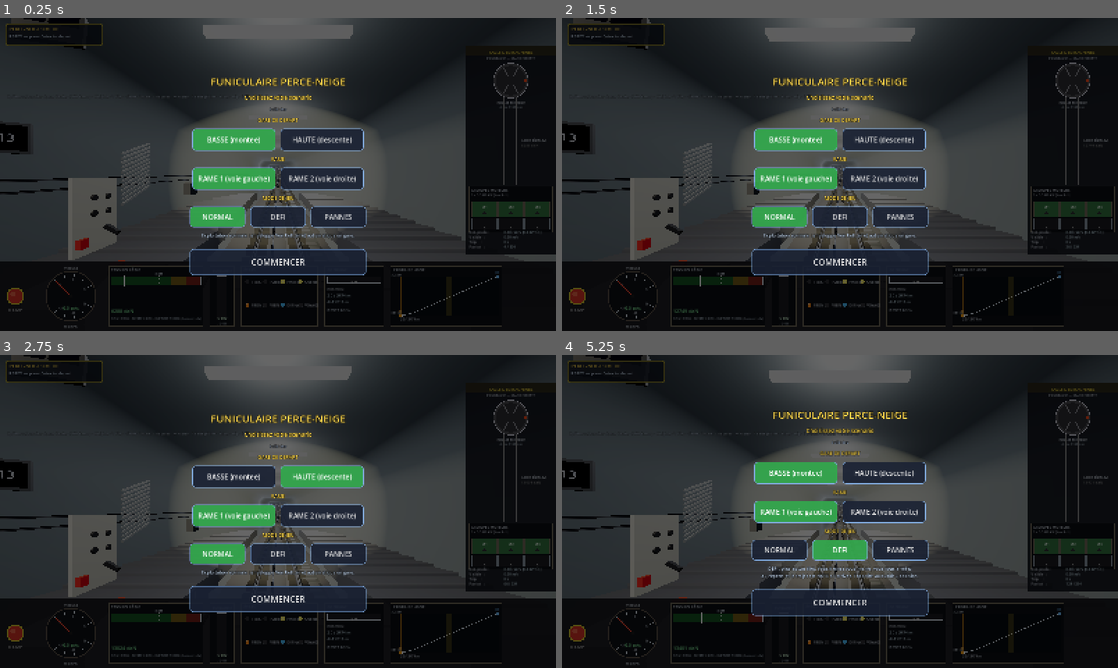
Above: before the commit, frames 1-4 (two rows, left to right).
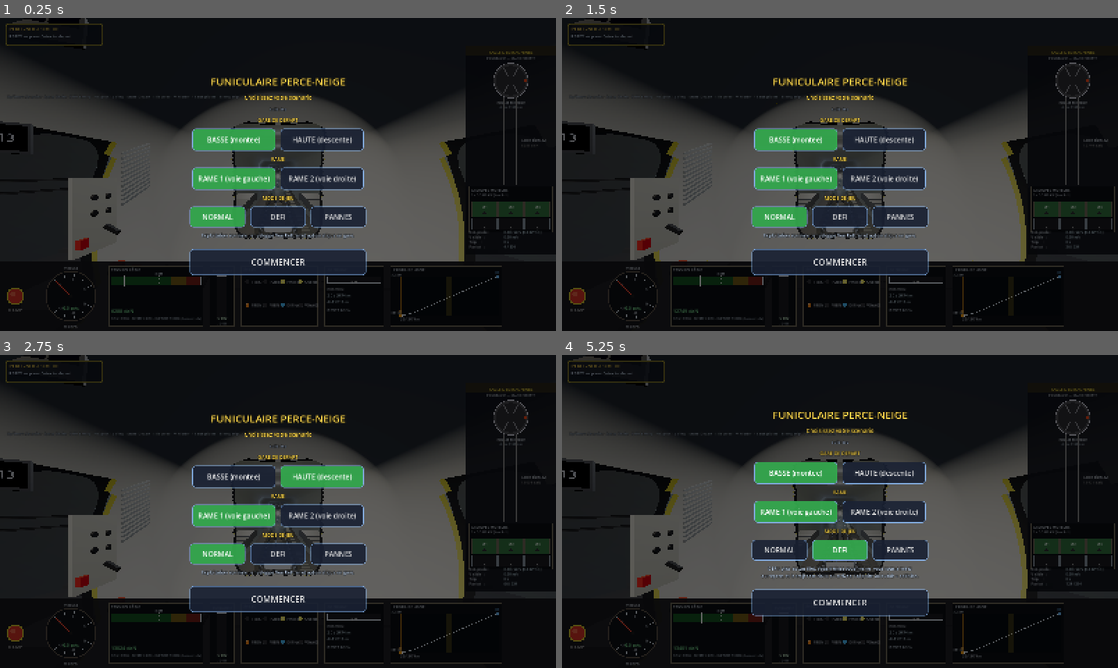
Above: after the commit, the same moments.

Repository: ARP273-ROSE/perce-neige-sim
Game: Godot game, scene res://scenes/main.tscn
Two runs of this game, one before a commit and one after it. Both use one fixed random seed, a clock stepped at 60 frames per second and the inputs below. Sound files missing from this copy of the repository are replaced by a short silence.
Inputs:
- Up to frame 1 (0.25 s): no input
- Up to frame 2 (1.5 s): click "NORMAL" at 0.5 s; click "NORMAL" at 1.25 s
- Up to frame 3 (2.75 s): click "BASSE (montee)" at 2 s
- Up to frame 4 (5.25 s): click "HAUTE (descente)" at 2.75 s; click "RAME 1 (voie gauche)" at 3.5 s; click "RAME 2 (voie droite)" at 4.25 s; click "DEFI" at 5 s

The runs differ from the first frame. In frame 1, 24% of the frame differs, in the area x 0-100%, y 0-78%; in frame 2, 24%; in frame 3, 24%; in frame 4, 24%.

Commit message:
Le cockpit enfin dans la rame : doublure interieure, pare-brise clair, gradins
En vue cabine, la coque n'etait pas dessinee : on voyait le tunnel de
tous cotes, sans montants, sans encadrement de pare-brise, sans hublots.
Elle reste maintenant visible, avec une doublure interieure creme (tube
et calotte, 5 cm en retrait) percee aux hublots, au pare-brise et aux
baies de portes - les vantaux fermes se voient de l'interieur, les
hublots donnent sur le tunnel. Pare-brise quasi clair pour la cabine
pilotee.

Plancher en gradins (video cabine) : un palier horizontal par cerceau sur
la pente moyenne de 26,5 %, contremarches alu de 35 cm ; sieges,
passagers, potelets et siege conducteur poses sur leur palier.

Diff:
--- a/godot_project/scripts/cabin.gd
+++ b/godot_project/scripts/cabin.gd
@@ -218,9 +218,10 @@
 	floor_mat.metallic_specular = 0.4
 	floor_mat.uv1_scale = Vector3(8.0, 16.0, 1.0)
 
-	# Plancher au niveau des quais-escaliers (TrainBodyBuilder.Y_FLOOR),
+	# Plancher EN GRADINS (vidéo cabine f_001/f_002 : une marche de ~35 cm
+	# par cerceau, paliers horizontaux sur la pente moyenne de 26,5 %),
 	# scindé par voiture pour suivre l'articulation.
-	_add_interior_box(floor_mat, 2.40, 0.05, TrainBodyBuilder.Y_FLOOR, z_front, z_rear, "InteriorFloor")
+	_build_stepped_floor(floor_mat, z_front, z_rear)
 
 	# Plafond cabine — surface plate visible quand on lève les yeux
 	var ceil_mat: StandardMaterial3D = StandardMaterial3D.new()
@@ -240,6 +241,68 @@
 
 	var led_z_rear: float = train_length * 0.5 * 0.92
 	_add_interior_box(led_mat, 0.25, 0.04, 1.42, z_front_ceil, led_z_rear, "InteriorLEDStrip")
+
+
+const FLOOR_GRADE: float = 0.265   # pente moyenne : les paliers sont horizontaux dessus
+
+
+## Centre (repère rame) du cerceau k de la voiture idx, et bornes de sa dalle.
+func _panel_center(idx: int, k: int) -> float:
+	var car_len: float = train_length / float(car_count)
+	var z_c: float = (float(idx) - (car_count - 1) * 0.5) * car_len
+	var z_a: float = -car_len * 0.5 + (TrainBodyBuilder.CAP_LEN if idx == 0 else TrainBodyBuilder.GAP * 0.5)
+	var pitch: float = TrainBodyBuilder.PANEL_L + TrainBodyBuilder.RIB_W
+	return z_c + z_a + TrainBodyBuilder.END_BLANK + TrainBodyBuilder.RIB_W + pitch * float(k) \
+		+ TrainBodyBuilder.PANEL_L * 0.5
+
+
+## Hauteur du plancher (repère rame) à l'abscisse z : palier du cerceau
+## contenant z, horizontal sur la pente moyenne (monte vers l'arrière +Z
+## dans le repère de la voiture, qui a le nez en l'air).
+func _floor_y_at(z: float) -> float:
+	var car_len: float = train_length / float(car_count)
+	var idx: int = clampi(int(floor((z + train_length * 0.5) / car_len)), 0, car_count - 1)
+	var pitch: float = TrainBodyBuilder.PANEL_L + TrainBodyBuilder.RIB_W
+	var k: int = clampi(int(round((z - _panel_center(idx, 0)) / pitch)), 0, 9)
+	return TrainBodyBuilder.Y_FLOOR + (z - _panel_center(idx, k)) * FLOOR_GRADE
+
+
+func _build_stepped_floor(mat: StandardMaterial3D, z_front: float, z_rear: float) -> void:
+	var pitch: float = TrainBodyBuilder.PANEL_L + TrainBodyBuilder.RIB_W
+	var tilt: float = -atan(FLOOR_GRADE)
+	var riser_mat: StandardMaterial3D = StandardMaterial3D.new()
+	riser_mat.albedo_color = Color(0.55, 0.55, 0.57)   # nez de marche alu
+	riser_mat.roughness = 0.4
+	riser_mat.metallic = 0.5
+	for idx in range(car_count):
+		var car_len: float = train_length / float(car_count)
+		var z_c: float = (float(idx) - (car_count - 1) * 0.5) * car_len
+		for k in range(10):
+			var zc: float = _panel_center(idx, k)
+			if zc + pitch * 0.5 < z_front or zc - pitch * 0.5 > z_rear:
+				continue
+			var land: MeshInstance3D = MeshInstance3D.new()
+			var lm: BoxMesh = BoxMesh.new()
+			lm.size = Vector3(2.40, 0.05, pitch)
+			lm.material = mat
+			land.mesh = lm
+			land.cast_shadow = GeometryInstance3D.SHADOW_CASTING_SETTING_OFF
+			land.position = Vector3(0.0, TrainBodyBuilder.Y_FLOOR, zc - z_c)
+			land.rotation = Vector3(tilt, 0.0, 0.0)
+			land.name = "Palier%d_%d" % [idx + 1, k]
+			_interior_cars[idx].add_child(land)
+			if k < 9:
+				# contremarche au joint (le palier arrière est 35 cm plus bas)
+				var rz: float = zc + pitch * 0.5
+				var riser: MeshInstance3D = MeshInstance3D.new()
+				var rm: BoxMesh = BoxMesh.new()
+				rm.size = Vector3(2.40, pitch * FLOOR_GRADE, 0.03)
+				rm.material = riser_mat
+				riser.mesh = rm
+				riser.cast_shadow = GeometryInstance3D.SHADOW_CASTING_SETTING_OFF
+				riser.position = Vector3(0.0, TrainBodyBuilder.Y_FLOOR, rz - z_c)
+				riser.rotation = Vector3(tilt, 0.0, 0.0)
+				_interior_cars[idx].add_child(riser)
 
 
 func _build_handrails() -> void:
@@ -297,7 +360,7 @@
 			pole.mesh = pole_mesh
 			pole.cast_shadow = GeometryInstance3D.SHADOW_CASTING_SETTING_OFF
 			var pp: Dictionary = _interior_parent(z_pole)
-			pole.position = Vector3(0.0, 0.20, pp["z"])
+			pole.position = Vector3(0.0, _floor_y_at(z_pole) + 1.15, pp["z"])
 			pp["node"].add_child(pole)
 
 
@@ -731,7 +794,7 @@
 	base_mesh.material = seat_mat
 	base.mesh = base_mesh
 	base.cast_shadow = GeometryInstance3D.SHADOW_CASTING_SETTING_OFF
-	base.position = Vector3(0.0, TrainBodyBuilder.Y_FLOOR + 0.50, z_seat)
+	base.position = Vector3(0.0, _floor_y_at(z_seat) + 0.50, z_seat)
 	interior_root.add_child(base)
 
 	# Dossier
@@ -742,7 +805,7 @@
 	back_mesh.material = seat_mat
 	back.mesh = back_mesh
 	back.cast_shadow = GeometryInstance3D.SHADOW_CASTING_SETTING_OFF
-	back.position = Vector3(0.0, TrainBodyBuilder.Y_FLOOR + 0.95, z_seat + 0.30)
+	back.position = Vector3(0.0, _floor_y_at(z_seat) + 0.95, z_seat + 0.30)
 	interior_root.add_child(back)
 
 
@@ -777,7 +840,8 @@
 	base.mesh = base_mesh
 	base.cast_shadow = GeometryInstance3D.SHADOW_CASTING_SETTING_OFF
 	var ps: Dictionary = _interior_parent(z)
-	base.position = Vector3(x, TrainBodyBuilder.Y_FLOOR + 0.45, ps["z"])
+	var fy: float = _floor_y_at(z)
+	base.position = Vector3(x, fy + 0.45, ps["z"])
 	ps["node"].add_child(base)
 
 	var back: MeshInstance3D = MeshInstance3D.new()
@@ -786,7 +850,7 @@
 	back_mesh.material = mat
 	back.mesh = back_mesh
 	back.cast_shadow = GeometryInstance3D.SHADOW_CASTING_SETTING_OFF
-	back.position = Vector3(x, TrainBodyBuilder.Y_FLOOR + 0.85, ps["z"] + 0.20)
+	back.position = Vector3(x, fy + 0.85, ps["z"] + 0.20)
 	ps["node"].add_child(back)
 
 
@@ -839,11 +903,12 @@
 
 	var y_torso: float
 	var torso_h: float
+	var fy: float = _floor_y_at(z)
 	if sitting:
-		y_torso = TrainBodyBuilder.Y_FLOOR + 0.95   # assis (siège à plancher+0,45)
+		y_torso = fy + 0.95   # assis (siège à palier+0,45)
 		torso_h = 0.55
 	else:
-		y_torso = TrainBodyBuilder.Y_FLOOR + 1.20   # debout (torse à 1,2 m du plancher)
+		y_torso = fy + 1.20   # debout (torse à 1,2 m du palier)
 		torso_h = 0.75
 
 	# Torse
@@ -946,7 +1011,10 @@
 
 func _apply_view_mode() -> void:
 	if view_mode == ViewMode.FPV:
-		mesh_root.visible = false
+		# La coque reste VISIBLE en cabine (2026-09-26) : elle porte les
+		# hublots, le pare-brise et sa doublure intérieure — avant, on
+		# voyait le tunnel de tous côtés, sans montants ni vitres.
+		mesh_root.visible = true
 		camera_fpv.make_current()
 	else:
 		mesh_root.visible = true
--- a/godot_project/scripts/train_body_builder.gd
+++ b/godot_project/scripts/train_body_builder.gd
@@ -108,6 +108,12 @@
 	glass.emission_enabled = true
 	glass.emission = Color(0.55, 0.50, 0.38)
 	glass.emission_energy_multiplier = 0.35
+	# pare-brise de la cabine pilotée : quasi clair (vu de l'intérieur)
+	var windshield: StandardMaterial3D = StandardMaterial3D.new()
+	windshield.albedo_color = Color(0.75, 0.80, 0.86, 0.16)
+	windshield.roughness = 0.05
+	windshield.transparency = BaseMaterial3D.TRANSPARENCY_ALPHA
+	windshield.cull_mode = BaseMaterial3D.CULL_DISABLED
 	var lamp_off: StandardMaterial3D = _mat(Color(0.12, 0.12, 0.12), 0.35, 0.2)
 	var lamp_on: StandardMaterial3D = _mat(Color(1.0, 0.97, 0.85), 0.2, 0.0)
 	lamp_on.emission_enabled = true
@@ -131,6 +137,8 @@
 		"lamp_on": lamp_on,
 		"tail_on": tail_on,
 		"letters": _mat(Color(0.92, 0.92, 0.94), 0.45, 0.30),
+		"lining": _mat(Color(0.82, 0.79, 0.72), 0.80, 0.05),     # habillage intérieur crème
+		"windshield": windshield,
 	}
 
 
@@ -225,9 +233,11 @@
 
 ## `leaves` reçoit les vantaux coulissants : {mesh, side, z_c} (géométrie
 ## en repère voiture, à poser dans un MeshInstance3D animé par cabin.gd).
+## `inner` : DOUBLURE intérieure (rayon − 5 cm, crème), percée aux hublots
+## et aux baies de portes, sans joints ni vitres — ce que voit le passager.
 static func _build_tube(mesh: ArrayMesh, mats: Dictionary, z_a: float, z_b: float,
 		yellow_a: bool = false, yellow_b: bool = false, wells: Array = [],
-		leaves: Array = []) -> void:
+		leaves: Array = [], inner: bool = false) -> void:
 	var th_cut: float = _theta_cut()
 	var n_th: int = int(ceil(2.0 * rad_to_deg(th_cut) / D_THETA_DEG))
 	var d_th: float = 2.0 * th_cut / float(n_th)
@@ -258,7 +268,7 @@
 		# vantail coulissant : cellules sous DOOR_TOP_T, par côté, dans leurs
 		# propres surfaces (le haut du cerceau reste solidaire de la caisse)
 		var leaf_st: Dictionary = {}
-		if kind == "door":
+		if kind == "door" and not inner:
 			for sx in [-1.0, 1.0]:
 				var stb: SurfaceTool = SurfaceTool.new()
 				var stg: SurfaceTool = SurfaceTool.new()
@@ -267,7 +277,7 @@
 				stg.begin(Mesh.PRIMITIVE_TRIANGLES)
 				str_.begin(Mesh.PRIMITIVE_TRIANGLES)
 				leaf_st[sx] = {"body": stb, "glass": stg, "rubber": str_}
-		var r: float = R_BODY + (RIB_H if kind == "rib" else 0.0)
+		var r: float = (R_BODY - 0.05) if inner else R_BODY + (RIB_H if kind == "rib" else 0.0)
 		var n_sub: int = int(ceil(plen / COL_L)) if glazed else 1
 		var dz: float = plen / float(n_sub)
 		for j in range(n_sub):
@@ -280,7 +290,10 @@
 				var t1: float = t0 + d_th
 				var tm: float = 0.5 * (t0 + t1)
 				# échancrure de bogie : la jupe s'arrête au-dessus des roues
-				if Y_CENTER + r * cos(tm) < WELL_TOP and _in_well(0.5 * (z0 + z1), wells):
+				if not inner and Y_CENTER + r * cos(tm) < WELL_TOP and _in_well(0.5 * (z0 + z1), wells):
+					continue
+				# doublure : baie de porte ouverte (le vantail est une pièce à part)
+				if inner and kind == "door" and absf(tm) >= deg_to_rad(DOOR_TOP_T):
 					continue
 				# découpe du hublot : cellule dont un coin est dans le contour
 				if glazed:
@@ -294,14 +307,16 @@
 						continue
 				var st: SurfaceTool = st_rib if kind == "rib" else (
 					st_door if kind == "door" else (st_yellow if yellow_col else st_body))
-				if kind == "door" and absf(tm) >= deg_to_rad(DOOR_TOP_T):
+				if inner:
+					st = st_body
+				elif kind == "door" and absf(tm) >= deg_to_rad(DOOR_TOP_T):
 					st = leaf_st[signf(tm)]["body"]
 				# quad : (t0,z1) (t1,z1) (t1,z0) (t0,z0) → face vers l'extérieur
 				_quad(st, _tube_pt(t0, r, z1), _tube_pt(t1, r, z1),
 					_tube_pt(t1, r, z0), _tube_pt(t0, r, z0),
 					_tube_n(t0), _tube_n(t1), _tube_n(t1), _tube_n(t0))
 		# hublot : joint + vitre, de chaque côté (dans le vantail pour une porte)
-		if glazed:
+		if glazed and not inner:
 			for sx in [-1.0, 1.0]:
 				var pt_fn: Callable = func(u: float, w: float, lift: float) -> Vector3:
 					return _tube_uw_pt(u, w, z0c, sx, lift)
@@ -312,7 +327,7 @@
 				_emit_band(st_r_, _offset_outline(hole, -TUBE_GASKET_IN),
 					_offset_outline(hole, TUBE_GASKET_OUT), pt_fn, n_fn, 0.010)
 				_emit_pane(st_g_, _offset_outline(hole, -GLASS_INSET), pt_fn, n_fn, 0.016)
-		if kind == "door":
+		if kind == "door" and not inner:
 			for sx in [-1.0, 1.0]:
 				var lm: ArrayMesh = ArrayMesh.new()
 				var d: Dictionary = leaf_st[sx]
@@ -320,6 +335,9 @@
 				(d["rubber"] as SurfaceTool).set_material(mats["rubber"]); (d["rubber"] as SurfaceTool).commit(lm)
 				(d["glass"] as SurfaceTool).set_material(mats["glass"]); (d["glass"] as SurfaceTool).commit(lm)
 				leaves.append({"mesh": lm, "side": sx, "z_c": z0c + plen * 0.5})
+	if inner:
+		st_body.set_material(mats["lining"]); st_body.commit(mesh)
+		return
 	# Fond plat (châssis) entre les échancrures, et plafond des échancrures
 	var xw: float = R_BODY * sin(th_cut)
 	var cuts: Array = [z_a]
@@ -534,7 +552,9 @@
 ## portes de secours ; `backboard` pose un fond sombre derrière les vitres
 ## (rame 2 : pas d'intérieur modélisé).
 static func _build_cap(mesh: ArrayMesh, mats: Dictionary, z_join: float, dir_z: float,
-		backboard: bool = false) -> void:
+		backboard: bool = false, inner: bool = false) -> void:
+	var r_cap: float = R_BODY - (0.05 if inner else 0.0)
+	var l_cap: float = CAP_LEN - (0.05 if inner else 0.0)
 	var st_y: SurfaceTool = SurfaceTool.new()
 	var st_g: SurfaceTool = SurfaceTool.new()
 	var st_d: SurfaceTool = SurfaceTool.new()
@@ -551,8 +571,8 @@
 	var d_t: float = (PI * 0.5) / float(n_t)
 
 	var pt: Callable = func(theta: float, t: float) -> Vector3:
-		var r: float = R_BODY * cos(t)
-		var p: Vector3 = Vector3(r * sin(theta), Y_CENTER + r * cos(theta), z_join + dir_z * CAP_LEN * sin(t))
+		var r: float = r_cap * cos(t)
+		var p: Vector3 = Vector3(r * sin(theta), Y_CENTER + r * cos(theta), z_join + dir_z * l_cap * sin(t))
 		if p.y < Y_CUT:
 			p.y = Y_CUT
 		return p
@@ -597,6 +617,9 @@
 				_quad(st_y, p00, p10, p11, p01, n00, n10, n11, n01)
 			else:
 				_quad(st_y, p10, p00, p01, p11, n10, n00, n01, n11)
+	if inner:
+		st_y.set_material(mats["lining"]); st_y.commit(mesh)
+		return
 	# pare-brise : joint + vitre ; portes d'évacuation : liseré sombre seul
 	var pt_fn: Callable = func(x: float, y_rel: float, lift: float) -> Vector3:
 		return _cap_pt(x, y_rel, z_join, dir_z, lift)
@@ -796,6 +819,21 @@
 		car.name = "Car%d" % (i + 1)
 		car.mesh = mesh
 		car_root.add_child(car)
+		if not backboard:
+			# cabine pilotée : pare-brise quasi clair (dernière surface = vitre
+			# de calotte) et DOUBLURE intérieure crème (ce que voit le conducteur)
+			if is_first or is_last:
+				car.set_surface_override_material(mesh.get_surface_count() - 1, mats["windshield"])
+			var lining: ArrayMesh = ArrayMesh.new()
+			_build_tube(lining, mats, z_a, z_b, false, false, wells, [], true)
+			if is_first:
+				_build_cap(lining, mats, z_a, -1.0, false, true)
+			if is_last:
+				_build_cap(lining, mats, z_b, 1.0, false, true)
+			var lin: MeshInstance3D = MeshInstance3D.new()
+			lin.name = "Lining%d" % (i + 1)
+			lin.mesh = lining
+			car_root.add_child(lin)
 		if is_first:
 			front_lamps = _build_cap_fittings(car_root, mats, z_a, -1.0, true)
 		if is_last:
Not shown, changed: README.md
Not shown, changed: VERSION
